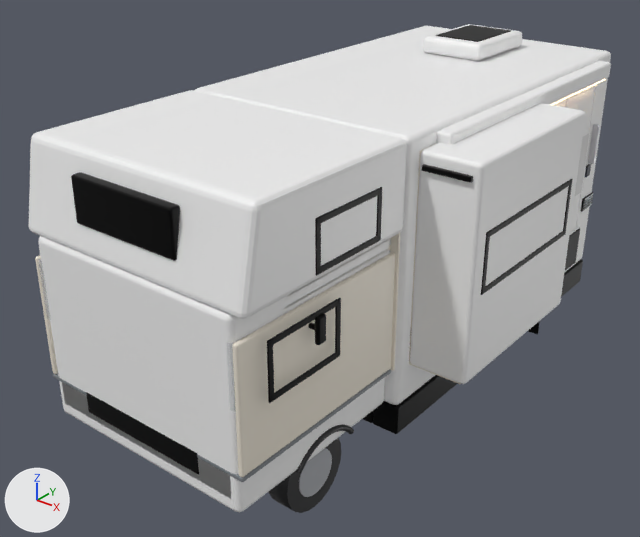
Two versions of the Blender file model/rv.blend, one commit apart.
Before and after are seen from a camera (50 mm lens) standing at (4.86, -5.67, 4.26) and looking at (-0.16, 0.61, 0.36). The axes (+X, +Y, +Z) are drawn at lower left. The lights are the same throughout. The older version comes first.

Names of what the first picture shows: 'body_alcove', 'body_cab', 'body_graphic_kerb', 'body_habitation', 'bulkhead', 'exterior_details', 'shell_details', 'skirt', 'slideout_box', 'wheel_front_kerb' and 2 more.
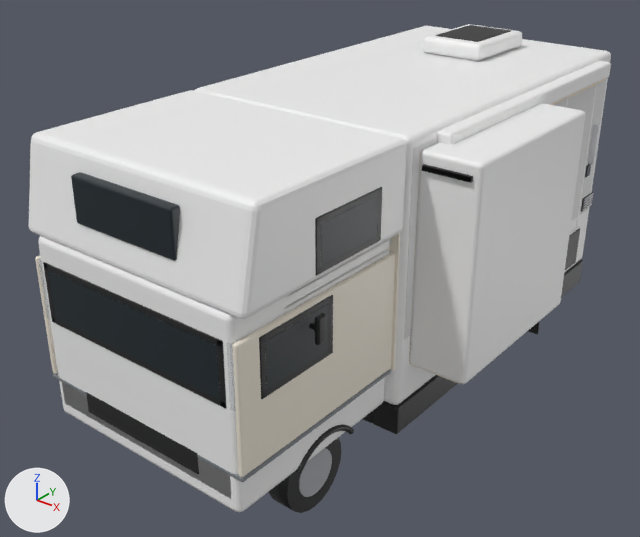
Pixel boxes (x1, y1, x2, y2) of what changed, in the pictures (640 x 537 px; the box of a moved part takes in the faces that stretch with it):
'exterior_details', reshaped: before (62, 24, 611, 497); after (43, 24, 611, 497)
'body_graphic_kerb', moved: before (575, 133, 591, 196); after (404, 61, 609, 340)
part 1 of me_cube_015, added: after (48, 270, 220, 400)
part 2 of me_cube_015, moved or reshaped (not visible afterwards): before (486, 179, 572, 238)
part 3 of me_cube_015, moved or reshaped (not visible afterwards): before (481, 231, 565, 295)
part 4 of me_cube_015, moved or reshaped (not visible afterwards): before (481, 231, 490, 295)
part 5 of me_cube_015, moved or reshaped (not visible afterwards): before (563, 179, 573, 236)
part 6 of me_cube_015, moved or reshaped: before (267, 299, 341, 347); after (259, 295, 333, 344)
part 7 of me_cube_015, moved or reshaped: before (268, 353, 340, 403); after (261, 348, 333, 399)
part 8 of me_cube_015, moved or reshaped: before (267, 338, 274, 403); after (259, 335, 267, 399)
part 9 of me_cube_015, moved or reshaped: before (335, 298, 341, 357); after (329, 295, 333, 355)
part 10 of me_cube_015, added: after (265, 304, 329, 390)
part 11 of me_cube_015, added: after (321, 196, 378, 266)
part 12 of me_cube_015, added: after (43, 262, 223, 347)
part 13 of me_cube_015, added: after (52, 318, 226, 408)
part 14 of me_cube_015, added: after (43, 263, 55, 322)
part 15 of me_cube_015, added: after (217, 339, 226, 408)
part 16 of me_cube_015, recoloured: (71, 172, 180, 261) in both
part 17 of me_cube_015, recoloured: (551, 79, 605, 105) in both
part 18 of me_cube_015, recoloured: (583, 194, 593, 210) in both

Patch to the scene script:
```diff
--- a/model/rv.blend.py
+++ b/model/rv.blend.py
@@ mat_role_glass_tint @@
+mat_role_glass_tint = principled_material('role.glass.tint')
+mat_role_glass_tint.base_color = (0.00912, 0.0185, 0.0243)  # black #18252b
+mat_role_glass_tint.roughness = 0.45
@@ mat_role_body_chrome @@
+mat_role_body_chrome = principled_material('role.body.chrome')
+mat_role_body_chrome.base_color = (0.787, 0.787, 0.828)  # white #e5e5eb
+mat_role_body_chrome.roughness = 0.45
@@ mat_role_body_led @@
+mat_role_body_led = principled_material('role.body.led')
+mat_role_body_led.base_color = (1.0, 0.692, 0.355)  # beige #ffd9a1
+mat_role_body_led.roughness = 0.45
@@ me_cube_015 @@
-me_cube_015.from_pydata(...)  # 9352 vertices, 9316 faces; spans x -1.27..1.81, y -1.95..4.22, z -0.98..2.34
+me_cube_015.from_pydata(...)  # 9800 vertices, 9756 faces; spans x -1.27..1.36, y -1.96..4.22, z -0.98..2.34
+# me_cube_015 part 1: a new loose piece, a box spanning x -0.965..0.965, y -1.957..-1.954, z 0.625..1.075, in mat_role_glass_tint (black #18252b)
+# me_cube_015 part 2: the loose piece of 96 vertices spanning x 1.8..1.81, y 0.29..1.91, z 1.34..1.4 is moved by (-0.58, 0.0, 0.0), in mat_role_body_trim (black #1f1f1f)
+# me_cube_015 part 3: the loose piece of 96 vertices spanning x 1.8..1.81, y 0.29..1.91, z 0.83..0.88 is moved by (-0.58, 0.0, 0.0), in mat_role_body_trim (black #1f1f1f)
+# me_cube_015 part 4: the loose piece of 96 vertices spanning x 1.8..1.81, y 0.29..0.35, z 0.83..1.4 is moved by (-0.58, 0.0, 0.0), in mat_role_body_trim (black #1f1f1f)
+# me_cube_015 part 5: the loose piece of 96 vertices spanning x 1.8..1.81, y 1.86..1.91, z 0.83..1.4 is moved by (-0.58, 0.0, 0.0), in mat_role_body_trim (black #1f1f1f)
+# me_cube_015 part 6: the loose piece of 96 vertices spanning x 1.22..1.23, y -1.72..-0.88, z 1.05..1.1 is moved by (-0.07, 0.0, 0.0), in mat_role_body_trim (black #1f1f1f)
+# me_cube_015 part 7: the loose piece of 96 vertices spanning x 1.22..1.23, y -1.72..-0.88, z 0.58..0.64 is moved by (-0.07, 0.0, 0.0), in mat_role_body_trim (black #1f1f1f)
+# me_cube_015 part 8: the loose piece of 96 vertices spanning x 1.22..1.23, y -1.72..-1.66, z 0.58..1.1 is moved by (-0.07, 0.0, 0.0), in mat_role_body_trim (black #1f1f1f)
+# me_cube_015 part 9: the loose piece of 96 vertices spanning x 1.22..1.23, y -0.94..-0.88, z 0.58..1.1 is moved by (-0.07, 0.0, 0.0), in mat_role_body_trim (black #1f1f1f)
+# me_cube_015 part 10: a new loose piece, a box spanning x 1.156..1.159, y -1.665..-0.935, z 0.635..1.045, in mat_role_glass_tint (black #18252b)
+# me_cube_015 part 11: a new loose piece, a box spanning x 1.231..1.234, y -1.125..-0.425, z 1.455..1.795, in mat_role_glass_tint (black #18252b)
+# me_cube_015 part 12: a new loose piece of 96 vertices spanning x -1.02..1.02, y -1.96..-1.94, z 1.08..1.13, in mat_role_body_trim (black #1f1f1f)
+# me_cube_015 part 13: a new loose piece of 96 vertices spanning x -1.02..1.02, y -1.96..-1.94, z 0.57..0.63, in mat_role_body_trim (black #1f1f1f)
+# me_cube_015 part 14: a new loose piece of 96 vertices spanning x -1.02..-0.97, y -1.96..-1.94, z 0.57..1.13, in mat_role_body_trim (black #1f1f1f)
+# me_cube_015 part 15: a new loose piece of 96 vertices spanning x 0.97..1.02, y -1.96..-1.94, z 0.57..1.13, in mat_role_body_trim (black #1f1f1f)
+# me_cube_015 part 16: 98 faces spanning x -0.55..0.55, y -1.92..-1.82, z 1.58..1.98 switch from mat_role_metal_dark (black #1f1f1f) to mat_role_glass_tint (black #18252b)
+# me_cube_015 part 17: 6 faces spanning x 1.29..1.32, y 0.43..3.67, z 1.92..1.93 switch from mat_role_led_cove (beige #ffd9a1, glowing beige #ffd8a0) to mat_role_body_led (beige #ffd9a1)
+# me_cube_015 part 18: 490 faces spanning x 1.24..1.25, y 3.75..3.99, z 0.35..0.49 switch from mat_role_metal_brushed (light grey #b8bdbf) to mat_role_body_chrome (white #e5e5eb)
+# other edits to the shape of me_cube_015 do not show in these pictures
 me_cube_015.materials.append(mat_role_body_paint)
@@ me_cube_015 @@
 me_cube_015.materials.append(mat_role_wheel)
-me_cube_015.materials.append(mat_role_metal_chrome)  # white #e5e5eb
-me_cube_015.materials.append(mat_role_glass)  # white #dee5eb
-me_cube_015.materials.append(mat_role_graphic_screen)  # dark blue #192433
+me_cube_015.materials.append(mat_role_body_trim)  # black #1f1f1f
+me_cube_015.materials.append(mat_role_body_screen)  # dark blue #192433
@@ ob_body_graphic_kerb @@
 ob_body_graphic_kerb = bpy.data.objects.new('body_graphic_kerb', me_cube_043)
-ob_body_graphic_kerb.location = (1.23, 2.0, 0.95)
+ob_body_graphic_kerb.location = (1.23, 2.0, 1.18)
```
